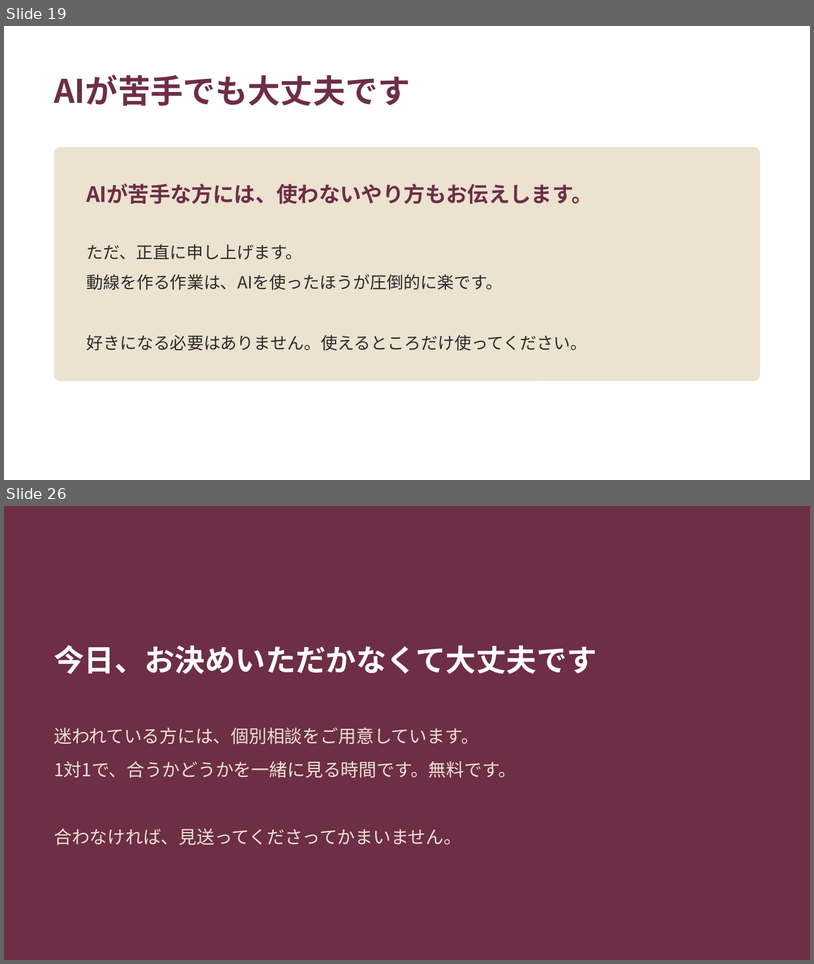
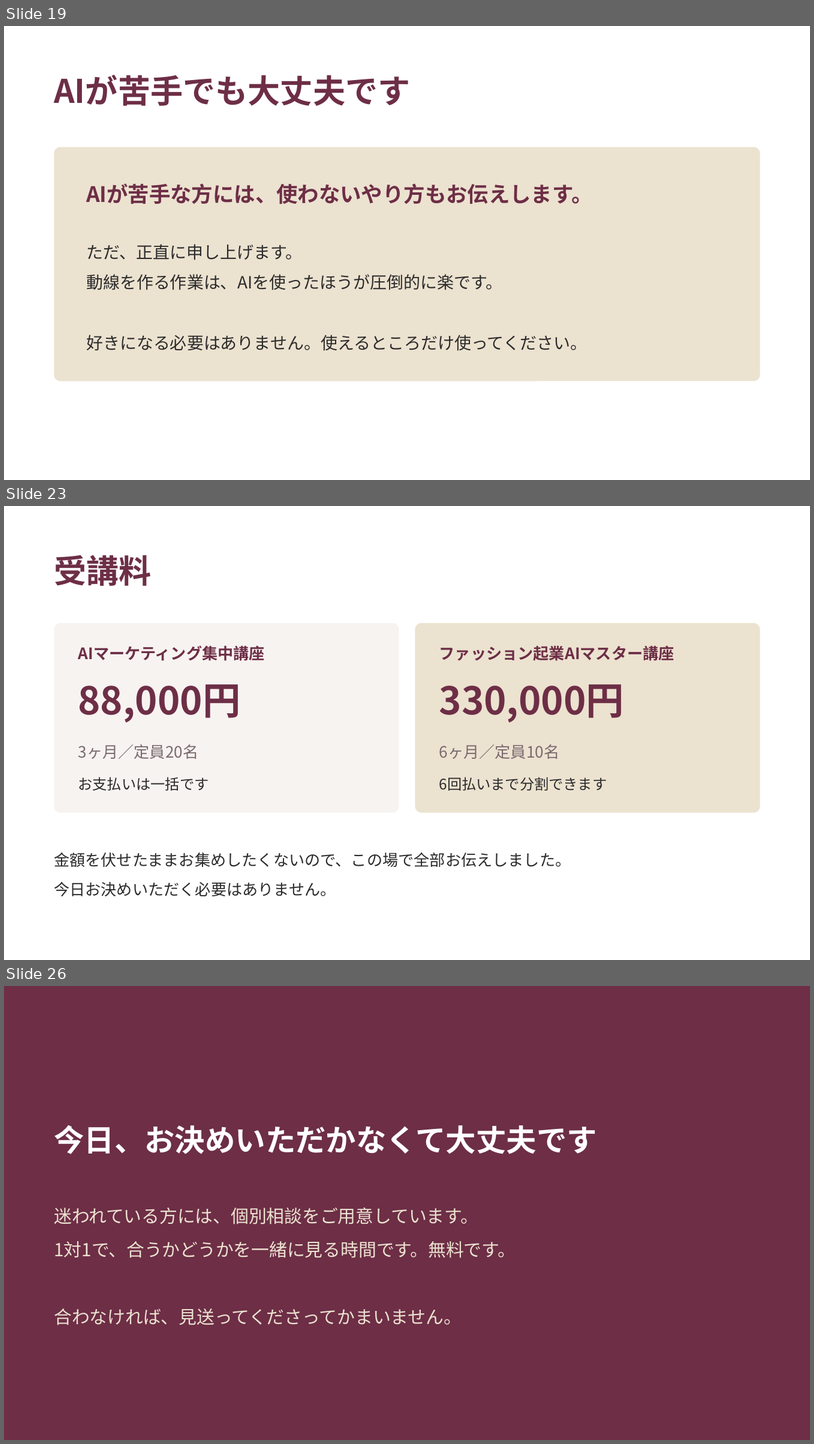
Before and after one commit to fashio17/potential-lamp, a slide deck: 運用/スライド/説明会_20260916.pptx. Shown one above the other, each under a label of ours: slides 19 and 26 before the commit, slides 19, 23 and 26 after it; the slides between them are not shown. The pictures are 814x964 and 814x1444 pixels, drawn with LibreOffice and Linux fonts; fonts in the diff are those of the drawing. Boxes give left, top, right and bottom in pixels: in the first picture for what was removed or moved away, otherwise in the second. Text is boxed around its words. In the diff, an @@ line names an element or a change of style, - is before the commit and + after.

```diff
--- a/運用/スライド/説明会_20260916.pptx
+++ b/運用/スライド/説明会_20260916.pptx
@@ slide 23 added at (x1=4, y1=506, x2=810, y2=960), background #FFFFFF @@
@@ text added at (x1=54, y1=555, x2=151, y2=586), 29 pt, text #6D2E46, bold @@
+受講料
@@ rounded rectangle added at (x1=54, y1=623, x2=399, y2=813), fill #F7F3F1 @@
@@ rounded rectangle added at (x1=415, y1=623, x2=761, y2=813), fill #ECE2D0 @@
@@ text added at (x1=78, y1=645, x2=265, y2=661), 14 pt, text #6D2E46, bold @@
+AIマーケティング集中講座
@@ text added at (x1=440, y1=645, x2=675, y2=661), 14 pt, text #6D2E46, bold @@
+ファッション起業AIマスター講座
@@ text added at (x1=78, y1=684, x2=241, y2=723), 34 pt, text #6D2E46, bold @@
+88,000円
@@ text added at (x1=440, y1=684, x2=624, y2=723), 34 pt, text #6D2E46, bold @@
+330,000円
@@ text added at (x1=78, y1=744, x2=199, y2=759), 14 pt, text #7A6A6E @@
+3ヶ月／定員20名
@@ text added at (x1=440, y1=744, x2=560, y2=759), 14 pt, text #7A6A6E @@
+6ヶ月／定員10名
@@ text added at (x1=78, y1=777, x2=209, y2=790), 13 pt, text #2B2B2B @@
+お支払いは一括です
@@ text added at (x1=440, y1=777, x2=608, y2=790), 13 pt, text #2B2B2B @@
+6回払いまで分割できます
@@ text added at (x1=54, y1=852, x2=571, y2=896), 14 pt, text #2B2B2B @@
+金額を伏せたままお集めしたくないので、この場で全部お伝えしました。
+今日お決めいただく必要はありません。
```
Also in this commit, not shown: 8 slides changed, 1 other slide added, 2 slides removed, 2 other files.
